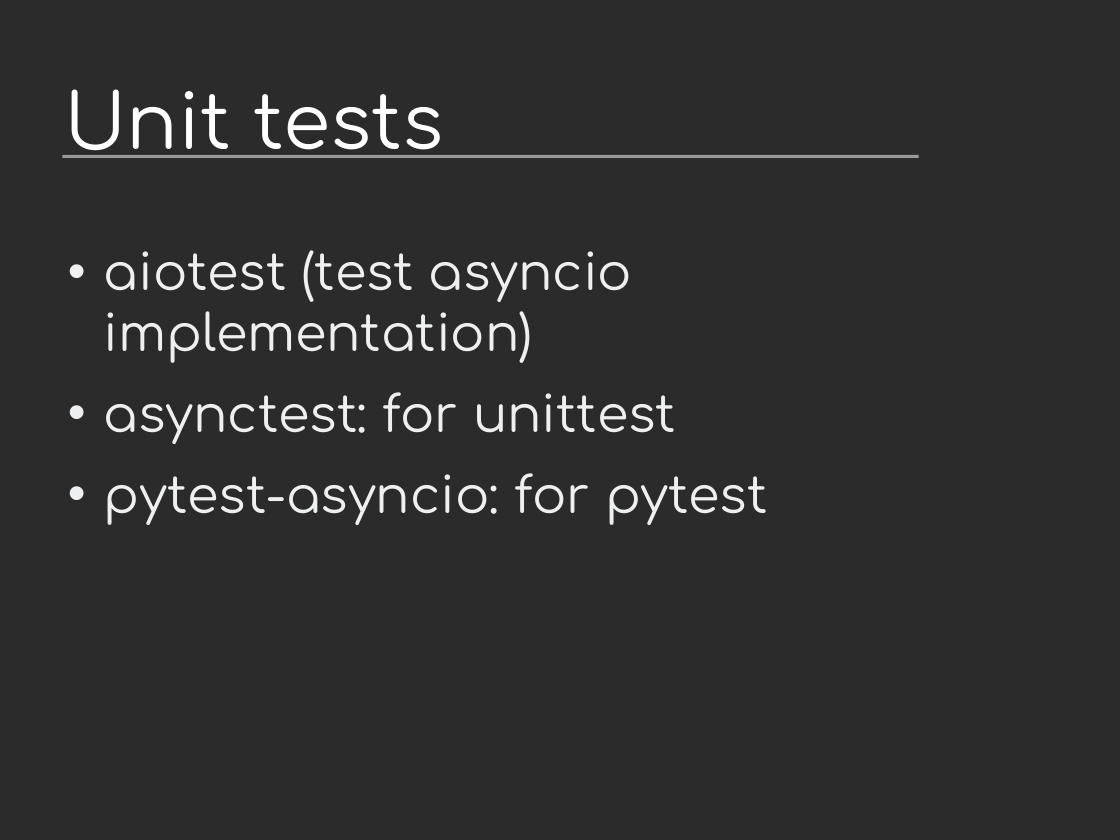
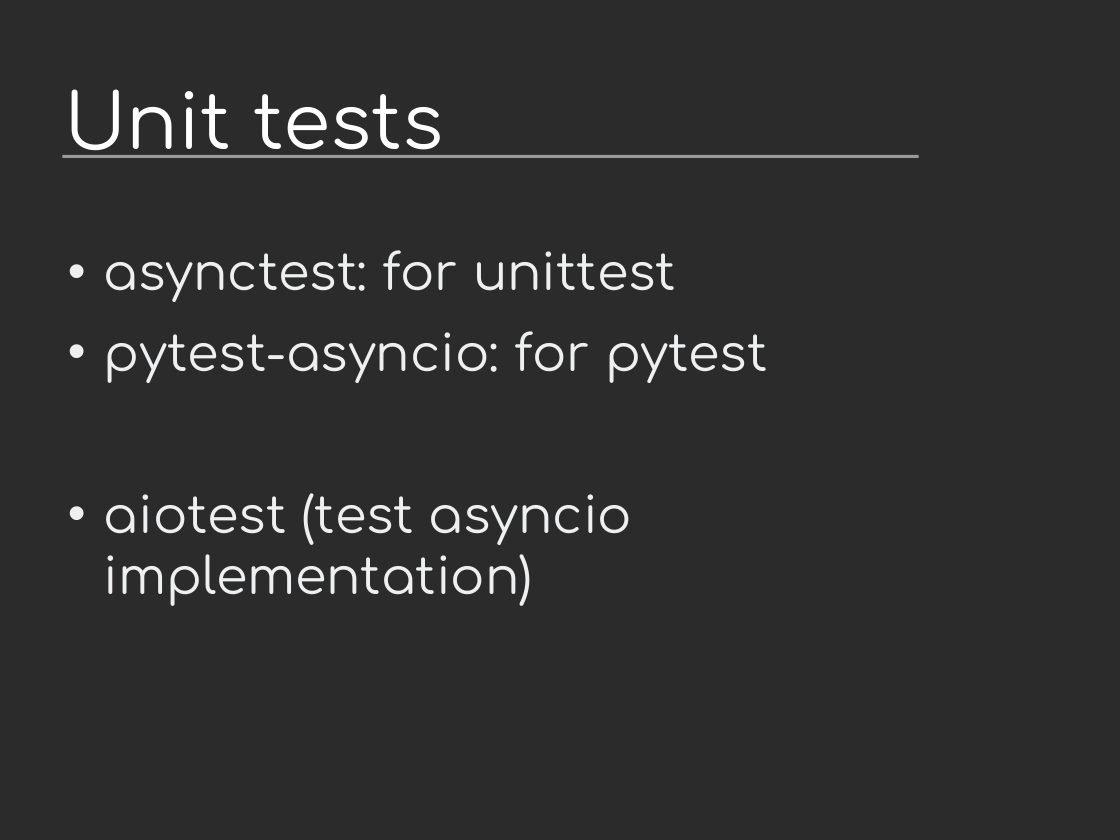
Before and after one commit to vstinner/talks, a slide deck: slide 22 of 2015-EuroPython-Bilbao/asyncio-community.odp (slide 21 before the commit). Drawn at 1120x840 pixels with LibreOffice and Linux fonts; fonts in the diff are those of the drawing; background and template pictures are left out; a plain dark background stands for a picture behind light text. Boxes give left, top, right and bottom in pixels: in the first picture for what was removed or moved away, otherwise in the second. Text is boxed around its words. In the diff, an @@ line names an element or a change of style, - is before the commit and + after.

```diff
--- a/2015-EuroPython-Bilbao/asyncio-community.odp
+++ b/2015-EuroPython-Bilbao/asyncio-community.odp
@@ text at (104,250,632,363): paragraph removed @@
-• aiotest (test asyncio implementation)
@@ text at (104,493,632,606): paragraph added @@
+• aiotest (test asyncio implementation)
```
Also in this commit, not shown: 5 other slides changed, 3 slides added, 3 other files.
